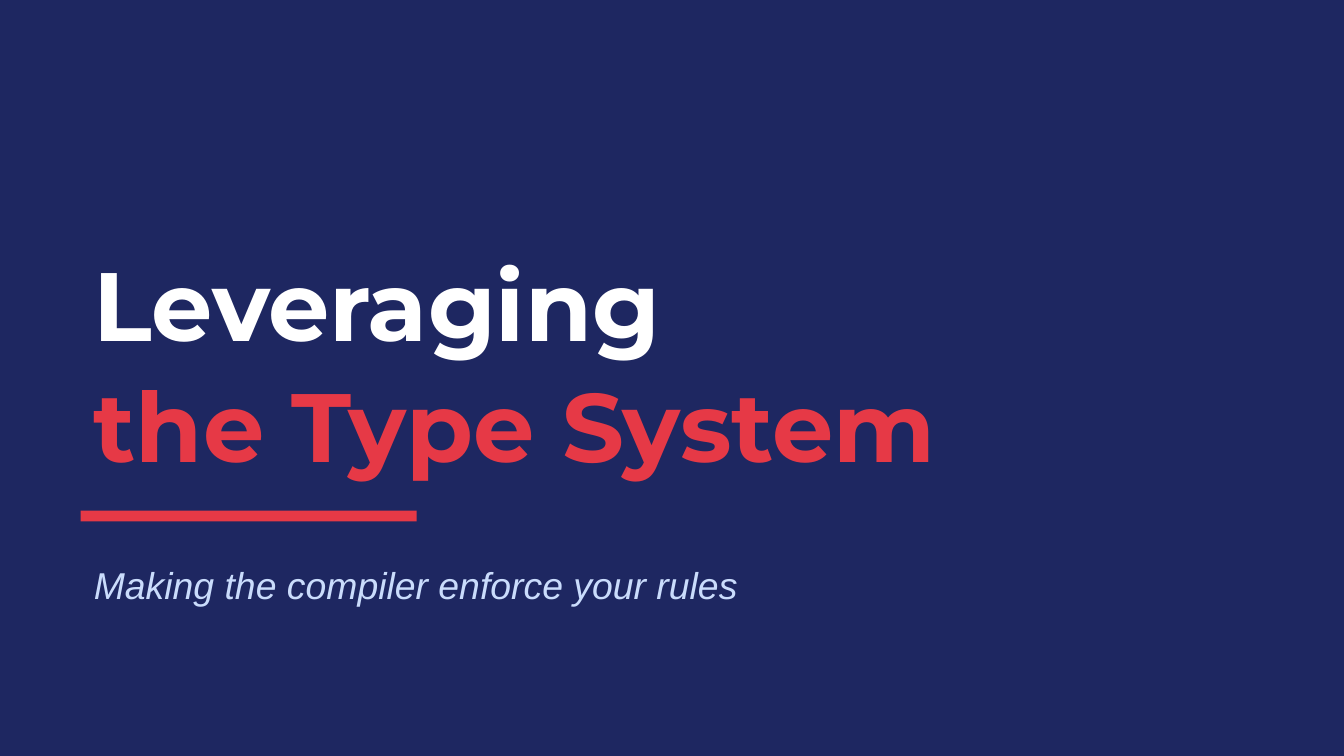
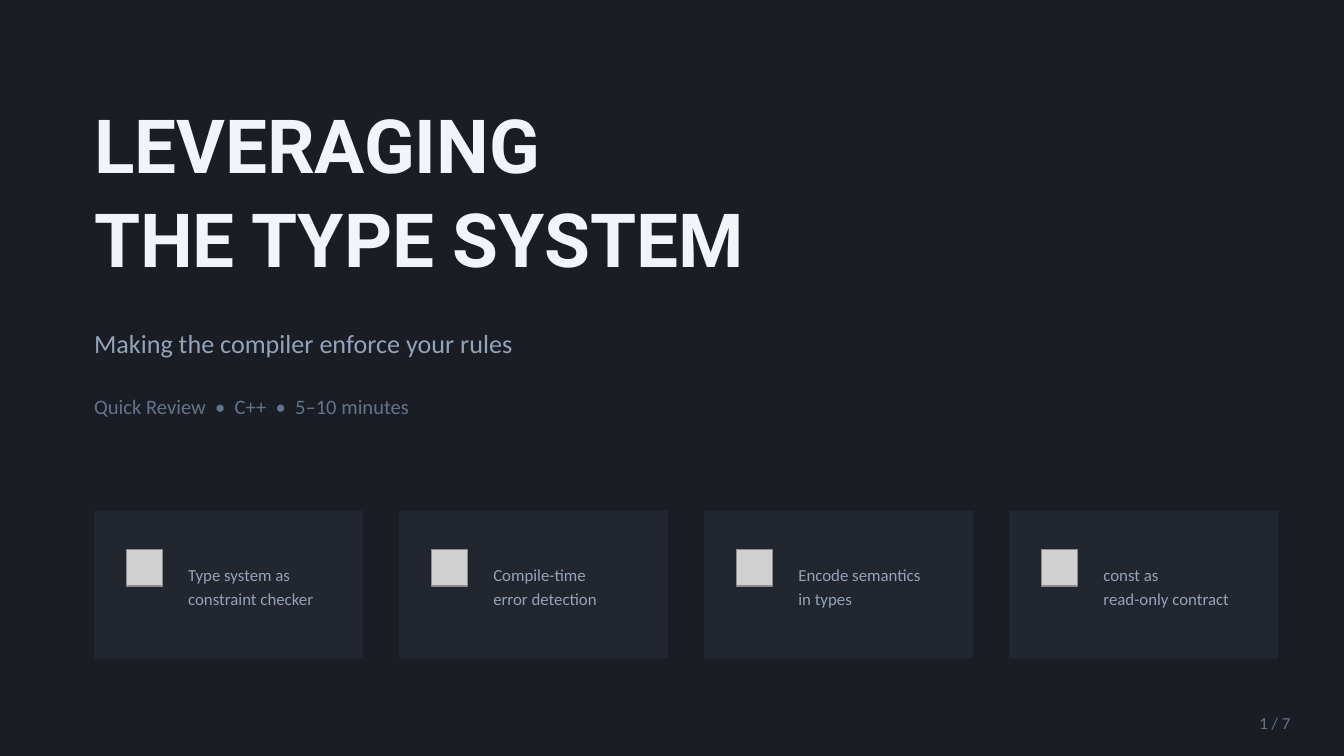
Before and after one commit to schroedermatthew/FatP, a slide deck: slide 1 of Teaching/Compile Time Errrors/sessions/type_system_intro.pptx. Drawn at 1344x756 pixels with LibreOffice and Linux fonts; fonts in the diff are those of the drawing; grey boxes stand for pictures. Boxes give left, top, right and bottom in pixels: in the first picture for what was removed or moved away, otherwise in the second. Text is boxed around its words. In the diff, an @@ line names an element or a change of style, - is before the commit and + after.

```diff
--- a/Teaching/Compile Time Errrors/sessions/type_system_intro.pptx
+++ b/Teaching/Compile Time Errrors/sessions/type_system_intro.pptx
@@ background #1E2761 to #1A1D23 @@
@@ text at (94,119,744,268): text changed; size 52 to 40 pt; font Montserrat to Roboto; text colour #FFFFFF to #F1F5F9 @@
-Leveraging
+LEVERAGING
+THE TYPE SYSTEM
@@ text "Making the compiler enforce your ...": place and size @@
-text "Making the compiler enforce your ..." at (94,572,737,607)
+text "Making the compiler enforce your ..." at (94,335,512,358)
@@ text "Making the compiler enforce your ..." at (94,335,512,358): size 20 to 14 pt, font Arial to Calibri, text colour #CADCFC to #94A3B8, italic off @@
@@ text removed at (94,390,935,482) @@
-the Type System
@@ text added at (94,400,409,417), 11 pt, text #64748B @@
+Quick Review • C++ • 5–10 minutes
@@ rectangle removed at (81,511,417,521) @@
@@ rectangle added at (94,511,363,659), fill #22262E @@
@@ oval added at (114,538,175,598), fill #333A48 @@
@@ rectangle added at (399,511,668,659), fill #22262E @@
@@ oval added at (419,538,480,598), fill #333A48 @@
@@ rectangle added at (704,511,973,659), fill #22262E @@
@@ oval added at (724,538,785,598), fill #333A48 @@
@@ rectangle added at (1009,511,1278,659), fill #22262E @@
@@ oval added at (1030,538,1090,598), fill #333A48 @@
@@ picture added at (126,550,163,586) @@
@@ picture added at (431,550,468,586) @@
@@ text added at (493,569,597,605), 9 pt, text #94A3B8 @@
+Compile-time
+error detection
@@ picture added at (737,550,773,586) @@
@@ text added at (798,569,920,608), 9 pt, text #94A3B8 @@
+Encode semantics
+in types
@@ picture added at (1042,550,1078,586) @@
@@ text added at (188,570,313,605), 9 pt, text #94A3B8 @@
+Type system as
+constraint checker
@@ text added at (1103,570,1228,608), 9 pt, text #94A3B8 @@
+const as
+read-only contract
@@ text added at (1259,718,1291,729), 9 pt, text #64748B @@
+1 / 7
```
Also in this commit, not shown: 5 other slides changed, 1 slide added, 5 other files.
